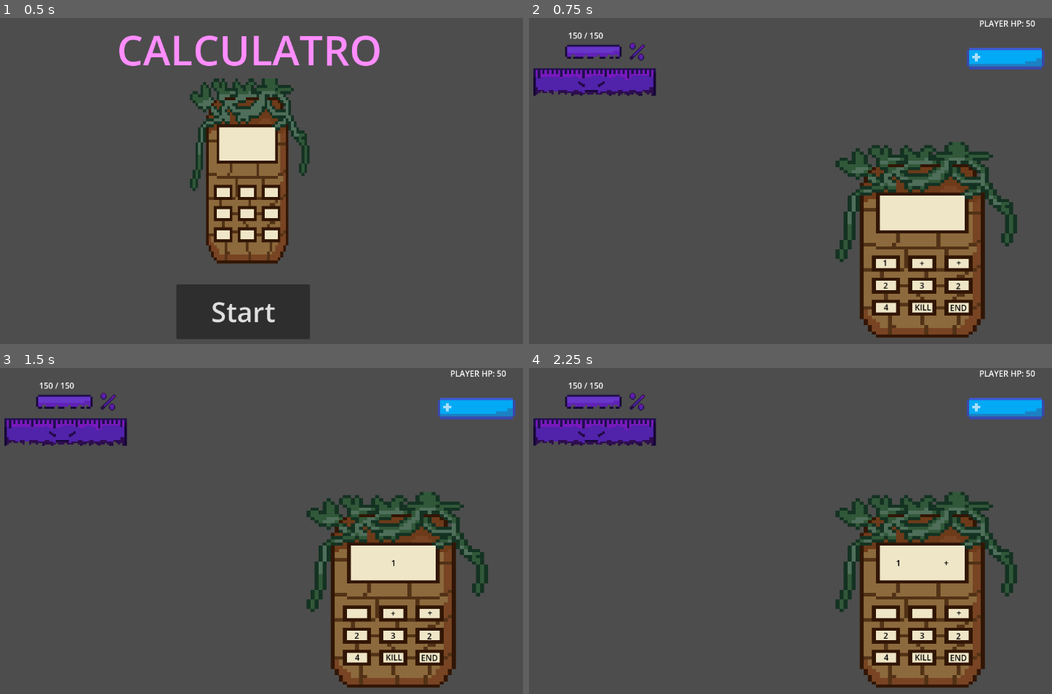
Above: before the commit, frames 1-4 (two rows, left to right).
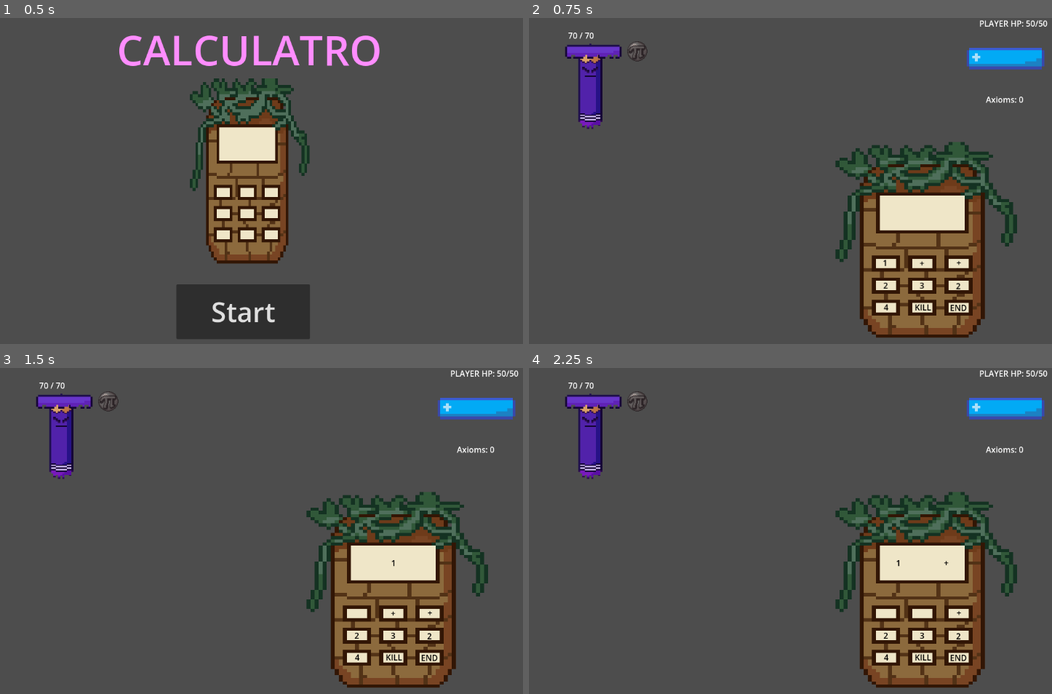
Above: after the commit, the same moments.

Repository: PalatronDead/Calculatro
Game: Godot game, scene res://scenes/main_menu.tscn
The game is run twice, just before and just after one commit, with the same random seed, the same clock (stepped at 60 frames per second) and the same inputs.
Inputs:
- Up to frame 1 (0.5 s): no input
- Up to frame 2 (0.75 s): click "Start" at 0.5 s
- Up to frame 3 (1.5 s): click "1" at 1.25 s
- Up to frame 4 (2.25 s): click "+" at 2 s

Frame 1 is identical in both runs. In frame 2, 2.6% of the frame differs, in the area x 0-100%, y 0-35%; in frame 3, 2.6%; in frame 4, 2.6%.

Commit message:
Feat: Added some optimization by using commands and added a new sprite, for the pencil demon

Diff:
--- /dev/null
+++ b/Commands/deal_damage_command.gd
@@ -0,0 +1,21 @@
+class_name DealDamageCommand extends Command
+
+var base_damage: int
+var final_damage: int
+var target: Node
+var source: Node
+
+func _init(_damage: int, _target: Node, _source: Node):
+	base_damage = _damage
+	final_damage = _damage
+	target = _target
+	source = _source
+
+func execute():
+	if not is_instance_valid(target) or target.current_hp <= 0:
+			return
+	RunManager.emit_signal("on_damage_calculating", self)
+	target.take_damage(final_damage)
+
+	source.camera.apply_shake(5.0)
+	SoundManager.play_sfx(preload("res://sfx/laserShoot (1).wav"))
--- /dev/null
+++ b/Commands/modify_max_hp_command.gd
@@ -0,0 +1,10 @@
+class_name ModifyMaxHPCommand extends Command
+
+var amount: int
+
+func _init(_amount: int):
+	amount = _amount
+
+func execute():
+	RunManager.emit_signal("on_modifying_max_hp", self)
+	RunManager.modify_max_hp(amount)
--- /dev/null
+++ b/Commands/modify_player_hp_command.gd
@@ -0,0 +1,10 @@
+class_name ModifyPlayerHPCommand extends Command
+
+var amount: int
+
+func _init(_amount: int):
+	amount = _amount
+
+func execute():
+	RunManager.emit_signal("on_player_modifiying_hp", self)
+	RunManager.modifiy_hp(amount)
--- /dev/null
+++ b/Commands/wait_command.gd
@@ -0,0 +1,12 @@
+class_name WaitCommand extends Command
+
+var duration: float
+var tree: SceneTree
+
+func _init(_tree: SceneTree, _duration: float):
+	duration = _duration
+	tree = _tree
+
+
+func execute():
+	await tree.create_timer(duration).timeout
--- a/battle_manager.gd
+++ b/battle_manager.gd
@@ -9,8 +9,8 @@
 @export var marker_array: Array[Marker2D]
 @export var camera: Camera2D
 @export var shop_screen: Control
-
 @export var calculator_logic: Node
+@export var currency_label: Label
 
 var roulette_wheel = {"effect_chaos_plus_one": 100, "effect_chaos_spike": 20, "effect_chaos_chaos": 10}
 
@@ -27,13 +27,12 @@
 var shake_strength: float = 0
 
 func _ready() -> void:
+	RunManager.player = self
 	calculator_ui._update_player_ui(RunManager.current_hp)
 	shop_screen.next_battle.connect(_on_next_battle)
 	calculator_ui.equation_made.connect(_on_equation_made)
 	calculator_ui.turn_ended.connect(_on_turn_ended)
 	reward_screen.reroll_selected.connect(_on_reroll_selected)
-
-	RunManager.item_added.connect(_on_item_added)
 	start_battle()
 
 func start_battle():
@@ -153,22 +152,8 @@
 		if is_instance_valid(enemy):
 			if enemy.current_hp > 0:
 				enemy.state_machine.transition("Act")
-	if(RunManager.deck.size() >= 1):
-		var number_of_numbers: int
-		var number_of_operators: int
-		for token in RunManager.deck:
-			if token.type == ItemData.Type.INTEGER:
-				number_of_numbers += 1
-			elif token.type == ItemData.Type.OPERATOR:
-				number_of_operators += 1
-		if number_of_numbers >= 2 && number_of_operators >=1:
-			calculator_ui.draw_hand(RunManager.shuffle_deck(RunManager.deck))
-			print("Shuffleando los shuffles")
-		else:
-			calculator_ui.draw_hand(RunManager.shuffle_deck(RunManager.return_deck_after_losing_it_all()))
-
-	else:
-		calculator_ui.draw_hand(RunManager.shuffle_deck(RunManager.return_deck_after_losing_it_all()))
+	calculator_ui.eliminate_entire_hand()
+	calculator_ui.start_turn()
 
 func _on_enemy_died(enemy: Enemy):
 	current_enemies.erase(enemy)
@@ -177,6 +162,7 @@
 	RunManager.add_currency(money_dropped)
 	if current_enemies.size() == 0:
 		calculator_ui.hide()
+		calculator_ui.currency_label.hide()
 		print("Enemy Defeated!")
 		var random_reward: Array[ItemData] = []
 		for i in range(3):
@@ -193,17 +179,19 @@
 			await shop_screen.next_battle
 		elif route == 'battle':
 			calculator_ui.show()
+			calculator_ui.currency_label.show()
 			#SoundManager.play_sfx(preload("res://sfx/hitHurt.wav"))
 			spawn_new_enemy()
-			calculator_ui.draw_hand(RunManager.shuffle_deck(RunManager.deck))
+			calculator_ui.draw_hand(RunManager.shuffle_deck(RunManager.draw_pile))
 			RunManager.current_hp = RunManager.max_hp
 			calculator_ui._update_player_ui(RunManager.current_hp)
 
 func _on_next_battle():
 	calculator_ui.show()
+	calculator_ui.currency_label.show()
 		#SoundManager.play_sfx(preload("res://sfx/hitHurt.wav"))
 	spawn_new_enemy()
-	calculator_ui.draw_hand(RunManager.shuffle_deck(RunManager.deck))
+	calculator_ui.draw_hand(RunManager.shuffle_deck(RunManager.draw_pile))
 	RunManager.current_hp = RunManager.max_hp
 	calculator_ui._update_player_ui(RunManager.current_hp)
 
@@ -225,40 +213,18 @@
 		attack_execute()
 
 func attack_execute():
+	RunManager.current_enemies = clicked_targets
 	if RunManager.chaos_level >= 2 && (wait_payload.aoe_targets >= 2 || wait_payload.lifesteal_amount >=1 || wait_payload.hit_count >=2):
-		RunManager.modifiy_hp(-5)
-	while wait_payload.hit_count > 0:
-		var are_you_alive: bool = false
+		CommandQueuee.add(ModifyPlayerHPCommand.new(-5))
+
+	for i in range(wait_payload.hit_count):
 		for target in clicked_targets:
-			if not is_instance_valid(target):
-				continue
-			if target.current_hp <= 0:
-				continue
-			are_you_alive = true
-			target.take_damage(wait_payload.base_damage)
-			camera.apply_shake(5.0)
-			SoundManager.play_sfx(preload("res://sfx/laserShoot (1).wav"))
-
-		if are_you_alive == false:
-			break
-		wait_payload.hit_count -= 1
-		await get_tree().create_timer(0.15).timeout
+			CommandQueuee.add(DealDamageCommand.new(wait_payload.base_damage, target, self))
+
+		CommandQueuee.add( WaitCommand.new(get_tree(), 0.15))
 	if wait_payload.lifesteal_amount > 0:
-		if RunManager.current_items.has(preload("res://resources/Items/PassiveItems/minus_monster.tres")):
-			RunManager.modifiy_hp(wait_payload.lifesteal_amount * 2)
-		else:
-			RunManager.modifiy_hp(wait_payload.lifesteal_amount)
-
-func _on_item_added(passiveItem: PassiveItemData):
-	if passiveItem.name == "Papaya":
-		RunManager.max_hp += 5
-		calculator_ui._update_player_ui(RunManager.max_hp)
-	elif passiveItem.name == "Manzana":
-		RunManager.max_hp += 10
-		calculator_ui._update_player_ui(RunManager.max_hp)
-	elif passiveItem.name == "Uvas":
-		RunManager.max_hp += 15
-		calculator_ui._update_player_ui(RunManager.max_hp)
+		CommandQueuee.add( ModifyPlayerHPCommand.new(wait_payload.lifesteal_amount))
+
 
 func game_over():
 	await get_tree().create_timer(0.5).timeout
--- a/calculator_ui.gd
+++ b/calculator_ui.gd
@@ -11,17 +11,22 @@
 @export var player_hp_particle: CPUParticles2D
 @export var chaos_orb_container:HBoxContainer
 @export var chaos_orb_scene: PackedScene
+@export var currency_label: Label
 
 signal equation_made
 signal turn_ended
 
 var current_hand_data: Array[ItemData] = []
+var previous_hp: int = 0
 
 func _ready() -> void:
 	execute_button.pressed.connect(_on_execute_pressed)
 	end_turn_button.pressed.connect(_on_end_turn_pressed)
 	RunManager.hp_changed.connect(_update_player_ui)
+	RunManager.currency_changed.connect(_update_money_ui)
+	RunManager.max_hp_changed.connect(_update_player_ui)
 	RunManager.chaos_level_changed.connect(_on_chaos_level_changed)
+	previous_hp = RunManager.current_hp
 
 func start_turn():
 	var new_hand: Array[ItemData] = []
@@ -77,31 +82,40 @@
 func _on_end_turn_pressed():
 	turn_ended.emit()
 
+func _update_player_max_hp_ui(max_hp: int):
+	player_hp_label.text = 'PLAYER HP: ' + str(RunManager.current_hp) + "/" + str(max_hp)
+
 func _update_player_ui(new_hp : int):
-	player_hp_label.text = "PLAYER HP: " +  str(new_hp)
-	var hp_percentage: float = float(new_hp) / float(RunManager.max_hp)
+	var current = RunManager.current_hp
+	var maximum = RunManager.max_hp
+
+	player_hp_label.text = "PLAYER HP: %s/%s" % [current, maximum]
+
+	var hp_percentage: float = float(current) / float(maximum)
+
+	var took_damage: bool = current < previous_hp
+	previous_hp = current
 
 	if hp_percentage > 0.75:
 		player_hp_sprite.frame = 0
-		if hp_percentage == 1:
+		if hp_percentage == 1.0:
+			player_hp_particle.emitting = false
 			return
-		player_hp_particle.emitting = true
 	elif hp_percentage > 0.50:
 		player_hp_sprite.frame = 1
-		camera.apply_shake(25.0)
-		player_hp_particle.emitting = true
 	elif hp_percentage > 0.25:
 		player_hp_sprite.frame = 2
-		camera.apply_shake(25.0)
-		player_hp_particle.emitting = true
 	elif hp_percentage > 0.01:
 		player_hp_sprite.frame = 3
-		camera.apply_shake(25.0)
-		player_hp_particle.emitting = true
 	else:
 		player_hp_sprite.frame = 4
-		camera.apply_shake(50.0)
+
+	if took_damage:
 		player_hp_particle.emitting = true
+		if hp_percentage <= 0.01:
+			camera.apply_shake(50.0)
+		else:
+			camera.apply_shake(25.0)
 
 func _clear_ui():
 	_clear_equation()
@@ -112,6 +126,9 @@
 func _clear_equation():
 	for child in equation_container.get_children():
 		child.queue_free()
+
+func _update_money_ui(money: int):
+	currency_label.text = "Axioms: " + str(money)
 
 func add_to_deck(new_item: ItemData):
 	RunManager.deck_pool.append(new_item)
--- /dev/null
+++ b/command.gd
@@ -0,0 +1,4 @@
+class_name Command extends RefCounted
+
+func execute():
+	pass
--- /dev/null
+++ b/command_queue.gd
@@ -0,0 +1,27 @@
+class_name CommandQueue extends Node
+
+signal command_started(cmd: Command)
+signal command_finished(cmd: Command)
+
+var queue: Array[Command] = []
+var is_processing: bool = false
+
+func add(cmd: Command):
+	queue.append(cmd)
+	if not is_processing:
+		process_next()
+
+func process_next():
+	is_processing = true
+
+	while not queue.is_empty():
+
+		var current_cmd = queue.pop_front()
+
+		command_started.emit(current_cmd)
+
+		await current_cmd.execute()
+
+		command_finished.emit(current_cmd)
+
+	is_processing = false
--- /dev/null
+++ b/enemy/encounter/encounterResources/pencil_weak_encounter.tres
@@ -0,0 +1,10 @@
+[gd_resource type="Resource" script_class="EncounterData" format=3 uid="uid://cy5sldem7gu4q"]
+
+[ext_resource type="Script" uid="uid://dcooox3ejx2iu" path="res://enemy/enemyScripts/enemy_data.gd" id="1_lq4wi"]
+[ext_resource type="Script" uid="uid://xtyiu7v0gpso" path="res://enemy/encounter/encounter_data.gd" id="2_dqefj"]
+[ext_resource type="Resource" uid="uid://c3m21wmd0tfm0" path="res://enemy/enemyResources/enemyTypes/pencil_demon.tres" id="2_l2sgg"]
+
+[resource]
+script = ExtResource("2_dqefj")
+encounter_enemies = Array[ExtResource("1_lq4wi")]([ExtResource("2_l2sgg")])
+metadata/_custom_type_script = "uid://xtyiu7v0gpso"
--- /dev/null
+++ b/enemy/enemyResources/actionsResources/redraw_action.tres
@@ -0,0 +1,10 @@
+[gd_resource type="Resource" script_class="RedrawAction" format=3 uid="uid://coj28s52tmdea"]
+
+[ext_resource type="Script" uid="uid://d051xto2kpjsg" path="res://enemy/enemyScripts/actionScripts/redraw_action.gd" id="1_ih6uo"]
+[ext_resource type="Texture2D" uid="uid://duuw8orc06vpe" path="res://sprites/Chaos_empty_orb.png" id="1_wku5x"]
+
+[resource]
+script = ExtResource("1_ih6uo")
+name = "Redraw"
+intent_icon = ExtResource("1_wku5x")
+metadata/_custom_type_script = "uid://d051xto2kpjsg"
--- /dev/null
+++ b/enemy/enemyResources/enemyTypes/pencil_demon.tres
@@ -0,0 +1,20 @@
+[gd_resource type="Resource" script_class="EnemyData" format=3 uid="uid://c3m21wmd0tfm0"]
+
+[ext_resource type="Script" uid="uid://d0rh1adjqkwk" path="res://resources/enemy_action.gd" id="1_s7bbd"]
+[ext_resource type="Texture2D" uid="uid://duuw8orc06vpe" path="res://sprites/Chaos_empty_orb.png" id="2_gcr5q"]
+[ext_resource type="Script" uid="uid://dcooox3ejx2iu" path="res://enemy/enemyScripts/enemy_data.gd" id="2_h28y4"]
+[ext_resource type="Texture2D" uid="uid://dfdvob2xc2ips" path="res://sprites/PencilDemon.png" id="3_h28y4"]
+[ext_resource type="Script" uid="uid://5bmxce228dwn" path="res://enemy/enemyScripts/actionScripts/redraw_action.gd" id="3_poipl"]
+
+[sub_resource type="Resource" id="Resource_gyc4e"]
+script = ExtResource("3_poipl")
+name = "Redraw"
+intent_icon = ExtResource("2_gcr5q")
+
+[resource]
+script = ExtResource("2_h28y4")
+enemy_name = "Pencil Demon"
+max_hp = 70
+sprite_texture = ExtResource("3_h28y4")
+actions = Array[ExtResource("1_s7bbd")]([SubResource("Resource_gyc4e")])
+metadata/_custom_type_script = "uid://dcooox3ejx2iu"
--- /dev/null
+++ b/enemy/enemyScripts/actionScripts/redraw_action.gd
@@ -0,0 +1,23 @@
+class_name RedrawAction extends EnemyAction
+
+func execute(enemy, battle_manager):
+	await enemy.get_tree().create_timer(1.0).timeout
+	var hand_slots_with_numbers_only : Array[ItemDisplay]
+	for slot in battle_manager.calculator_ui.hand_slots.get_children():
+		for child in slot.get_children():
+			if child is ItemDisplay and child.data.type == ItemData.Type.INTEGER:
+				hand_slots_with_numbers_only.append(child)
+
+	hand_slots_with_numbers_only.sort_custom(func (a,b): return a.data.value > b.data.value)
+	print(hand_slots_with_numbers_only[0].data, hand_slots_with_numbers_only[1].data)
+	var redrawn_tokens = min(2, hand_slots_with_numbers_only.size())
+
+	for i in range(redrawn_tokens):
+		var redrawn_token = hand_slots_with_numbers_only[i]
+
+		redrawn_token.data = preload("res://resources/number_zero.tres")
+
+		redrawn_token.setup(redrawn_token.data)
+
+		print(redrawn_token)
+		print(redrawn_token.data)
--- a/project.godot
+++ b/project.godot
@@ -24,6 +24,7 @@
 SoundManager="*res://scenes/audio_manager.tscn"
 RunManager="*res://run_manager.gd"
 LootManager="*uid://dpkw5qvspdleg"
+CommandQueuee="*uid://du062bfibhudd"
 
 [input]
 
--- /dev/null
+++ b/resources/Items/PassiveItems/manzana.gd
@@ -0,0 +1,9 @@
+class_name Manzana extends PassiveItemData
+
+func ready():
+	RunManager.on_modifying_max_hp.connect(_on_max_hp_modifiying)
+
+func _on_max_hp_modifiying(cmd: ModifyPlayerHPCommand):
+	CommandQueuee.add(ModifyMaxHPCommand.new(5))
+
+	CommandQueuee.add(ModifyMaxHPCommand.new(5))
--- /dev/null
+++ b/resources/Items/PassiveItems/minus_monster.gd
@@ -0,0 +1,8 @@
+class_name MinusMonster extends PassiveItemData
+
+func ready():
+	RunManager.on_player_hp_modifiying.connect(_on_hp_modifiying)
+
+func _on_hp_modifiying(cmd: ModifyPlayerHPCommand):
+	if cmd.amount > 2:
+		cmd.amount *= 2
--- a/resources/Items/PassiveItems/minus_monster.tres
+++ b/resources/Items/PassiveItems/minus_monster.tres
@@ -1,10 +1,10 @@
-[gd_resource type="Resource" script_class="PassiveItemData" format=3 uid="uid://ya8taanfitqi"]
+[gd_resource type="Resource" script_class="MinusMonster" format=3 uid="uid://ya8taanfitqi"]
 
-[ext_resource type="Script" uid="uid://b147um7nfwhn2" path="res://resources/Items/PassiveItems/passive_item_data.gd" id="1_he4aa"]
+[ext_resource type="Script" uid="uid://bmgo6y1n7bax6" path="res://resources/Items/PassiveItems/minus_monster.gd" id="1_he4aa"]
 
 [resource]
 script = ExtResource("1_he4aa")
 name = "Minus Monster"
 cost = 50
-description = "This item doubles the healing obtained when using the - operator"
-metadata/_custom_type_script = "uid://b147um7nfwhn2"
+description = "This items doubles the healing you get from using the - operator	"
+metadata/_custom_type_script = "uid://bmgo6y1n7bax6"
--- /dev/null
+++ b/resources/Items/PassiveItems/pain_converter.gd
@@ -0,0 +1,11 @@
+class_name PainConverter extends PassiveItemData
+
+func ready():
+	RunManager.on_player_hp_modifiying.connect(_on_hp_modifiying)
+
+func _on_hp_modifiying(cmd: ModifyPlayerHPCommand):
+	if cmd.amount > 0:
+		for enemy in RunManager.current_enemies:
+			if is_instance_valid(enemy):
+				CommandQueuee.add(WaitCommand.new(RunManager.get_tree(),0.2))
+				CommandQueuee.add(DealDamageCommand.new(cmd.amount, enemy, RunManager.player))
--- a/resources/Items/PassiveItems/passive_item_data.gd
+++ b/resources/Items/PassiveItems/passive_item_data.gd
@@ -4,3 +4,6 @@
 @export var passive_item_icon: Texture2D
 @export var cost: int
 @export_multiline() var description: String
+
+func ready():
+	pass
--- a/run_manager.gd
+++ b/run_manager.gd
@@ -6,15 +6,18 @@
 var chaos_level: int = 0 : set = _on_chaos_level_changed
 var current_currency: int = 0
 var current_items: Array[PassiveItemData] = []
+var current_enemies: Array[Node] = []
+var player: Node
 
 var runDeck: Array[ItemData] = []
 var draw_pile: Array[ItemData] = []
 var discard_pile: Array[ItemData] = []
 
 signal hp_changed(new_amount)
+signal on_player_hp_modifiying(cmd: Command)
+signal max_hp_changed(new_max_hp)
 signal deck_changed
 signal currency_changed
-signal item_added(passiveItem: PassiveItemData)
 signal chaos_level_changed
 
 func _ready():
@@ -49,11 +52,14 @@
 	draw_pile.shuffle()
 	discard_pile.clear()
 
+func modify_max_hp(amount: int):
+	max_hp += amount
+
+	emit_signal("max_hp_changed", max_hp)
+
 func add_item_to_deck(itemArray: Array[ItemData]):
-	deck.append_array(itemArray)
-	print("This are the rewards that were picked: " ,itemArray)
-	print('This is the deck after taking the rewards: ', deck)
 	runDeck.append_array(itemArray)
+	draw_pile.append_array(itemArray)
 	deck_changed.emit()
 
 func modifiy_hp(amount: int):
@@ -89,8 +95,10 @@
 	chaos_level += 1
 	print("Chaos level is now at: ", chaos_level, ", you FOOL")
 
-	deck = runDeck.duplicate()
-	return deck
+	draw_pile = runDeck.duplicate()
+	draw_pile.shuffle()
+	discard_pile.clear()
+	return draw_pile
 
 func discard_card(card_data: ItemData):
 	discard_pile.append(card_data)
@@ -101,7 +109,7 @@
 
 func add_passive_item(passive_item: PassiveItemData):
 	current_items.append(passive_item)
-	item_added.emit(passive_item)
+	passive_item.ready()
 	print('New item has been added, the name is: ' , passive_item.name)
 
 func spend_currency(amount: int):
--- a/scenes/BattleScene.tscn
+++ b/scenes/BattleScene.tscn
@@ -7,7 +7,7 @@
 [ext_resource type="Script" uid="uid://xtyiu7v0gpso" path="res://enemy/encounter/encounter_data.gd" id="3_a4ns4"]
 [ext_resource type="Texture2D" uid="uid://dy13rcfrvtrxs" path="res://sprites/CalculatorCalculatroAdvanced1.png" id="3_ftvu5"]
 [ext_resource type="PackedScene" uid="uid://cyru5tb0ceyo5" path="res://scenes/ui/reward_screen.tscn" id="4_28s16"]
-[ext_resource type="Resource" uid="uid://cbtmm0xd7oywv" path="res://enemy/encounter/encounterResources/eraser_weak_encounter.tres" id="4_l1ooa"]
+[ext_resource type="Resource" uid="uid://cy5sldem7gu4q" path="res://enemy/encounter/encounterResources/pencil_weak_encounter.tres" id="4_l1ooa"]
 [ext_resource type="Script" uid="uid://d1yndd3ssp56y" path="res://run_manager.gd" id="6_0yex5"]
 [ext_resource type="Texture2D" uid="uid://71kl3065306o" path="res://sprites/Hp_Calculatro_Player.png" id="9_7acxt"]
 [ext_resource type="PackedScene" uid="uid://dc6266tuk85go" path="res://scenes/ui/chaos_orb.tscn" id="9_lyay3"]
@@ -67,7 +67,7 @@
 "speed": 0.0
 }]
 
-[node name="BattleManager" type="Node" unique_id=1525238974 node_paths=PackedStringArray("calculator_ui", "spawn_point", "player_hp_label", "reward_screen", "marker_array", "camera", "shop_screen", "calculator_logic")]
+[node name="BattleManager" type="Node" unique_id=1525238974 node_paths=PackedStringArray("calculator_ui", "spawn_point", "player_hp_label", "reward_screen", "marker_array", "camera", "shop_screen", "calculator_logic", "currency_label")]
 script = ExtResource("1_28s16")
 calculator_ui = NodePath("UiLayer/CalculatorUI")
 spawn_point = NodePath("FirstEnemyPositionMarker")
@@ -79,10 +79,11 @@
 camera = NodePath("Camera2D")
 shop_screen = NodePath("Popups/ShopScreen")
 calculator_logic = NodePath("CalculatorLogic")
+currency_label = NodePath("UiLayer/CalculatorUI/CurrencyLabel")
 
 [node name="UiLayer" type="CanvasLayer" parent="." unique_id=905362623]
 
-[node name="CalculatorUI" type="Control" parent="UiLayer" un …(192 unchanged characters)… ayer_hp_particle", "chaos_orb_container")]
+[node name="CalculatorUI" type="Control" parent="UiLayer" un …(192 unchanged characters)… ayer_hp_particle", "chaos_orb_container", "currency_label")]
 layout_mode = 3
 anchors_preset = 0
 offset_left = 580.0
@@ -102,6 +103,7 @@
 player_hp_particle = NodePath("../PlayerHPParticle")
 chaos_orb_container = NodePath("ChaosOrbContainer")
 chaos_orb_scene = ExtResource("9_lyay3")
+currency_label = NodePath("CurrencyLabel")
 
 [node name="CalculatorBackground" type="Sprite2D" parent="UiLayer/CalculatorUI" unique_id=1216589211]
 texture_filter = 1
@@ -214,6 +216,14 @@
 offset_right = 398.0
 offset_bottom = 28.0
 theme_override_constants/separation = 8
+
+[node name="CurrencyLabel" type="Label" parent="UiLayer/CalculatorUI" unique_id=1161802753]
+layout_mode = 0
+offset_left = 389.0
+offset_top = -63.0
+offset_right = 455.0
+offset_bottom = -40.0
+text = "Axioms: 0"
 
 [node name="PlayerHPLabel" type="Label" parent="UiLayer" unique_id=1740969633]
 anchors_preset = -1
--- a/scenes/shop_screen.gd
+++ b/scenes/shop_screen.gd
@@ -39,7 +39,7 @@
 		print('couldnt buy it because your money amount is: ', RunManager.current_currency)
 
 func _update_money_ui(money: int):
-	currency_label.text = "Money: " + str(money)
+	currency_label.text = "Axioms: " + str(money)
 
 func _on_next_battle_button_pressed() -> void:
 	next_battle.emit()
--- a/scenes/ui/reward_screen.gd
+++ b/scenes/ui/reward_screen.gd
@@ -86,4 +86,5 @@
 
 func _on_next_battle_button_pressed() -> void:
 	hide()
-	route_selected.emit('shop')
+	reward_selected.emit(rewardsArray)
+	route_selected.emit('battle')
--- a/scenes/ui/reward_screen.tscn
+++ b/scenes/ui/reward_screen.tscn
@@ -54,10 +54,10 @@
 
 [node name="RerollButton" type="Button" parent="." unique_id=1041958552]
 layout_mode = 0
-offset_left = 440.0
-offset_top = 454.0
-offset_right = 667.0
-offset_bottom = 519.0
+offset_left = 348.0
+offset_top = 452.0
+offset_right = 575.0
+offset_bottom = 517.0
 theme_override_font_sizes/font_size = 34
 text = "Reroll"
 
@@ -97,5 +97,15 @@
 theme_override_font_sizes/font_size = 54
 text = "Stage Completed"
 
+[node name="SkipButton" type="Button" parent="." unique_id=454069750]
+layout_mode = 0
+offset_left = 624.0
+offset_top = 452.0
+offset_right = 851.0
+offset_bottom = 517.0
+theme_override_font_sizes/font_size = 34
+text = "Skip"
+
 [connection signal="pressed" from="ShopButton" to="." method="_on_shop_button_pressed"]
 [connection signal="pressed" from="NextBattleButton" to="." method="_on_next_battle_button_pressed"]
+[connection signal="pressed" from="SkipButton" to="." method="_on_next_battle_button_pressed"]
Not shown, added: Commands/deal_damage_command.gd.uid
Not shown, added: Commands/modify_max_hp_command.gd.uid
Not shown, added: Commands/modify_player_hp_command.gd.uid
Not shown, added: Commands/wait_command.gd.uid
Not shown, added: command.gd.uid
Not shown, added: command_queue.gd.uid
Not shown, added: enemy/enemyScripts/actionScripts/redraw_action.gd.uid
Not shown, added: resources/Items/PassiveItems/manzana.gd.uid
Not shown, added: resources/Items/PassiveItems/minus_monster.gd.uid
Not shown, added: resources/Items/PassiveItems/pain_converter.gd.uid
Not shown: 1 places in scenes/shop_screen.tscn that only renumber resources
Binary file added: sprites/PencilDemon.png
(and 1 more such lines)
